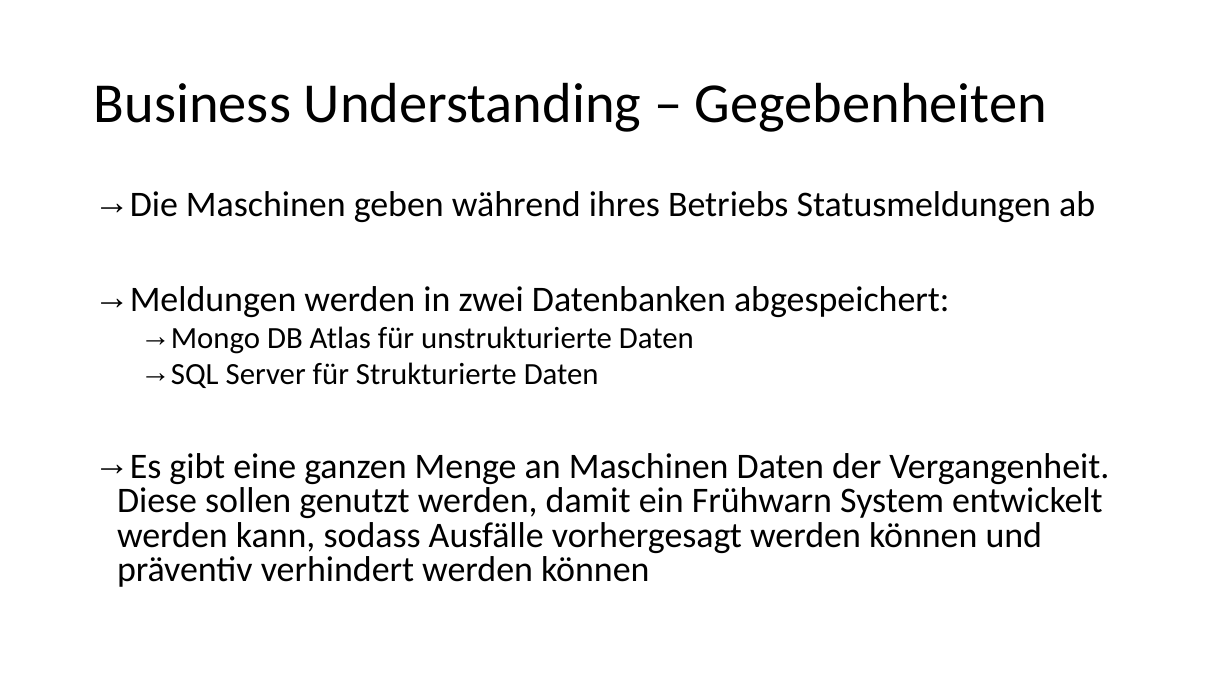
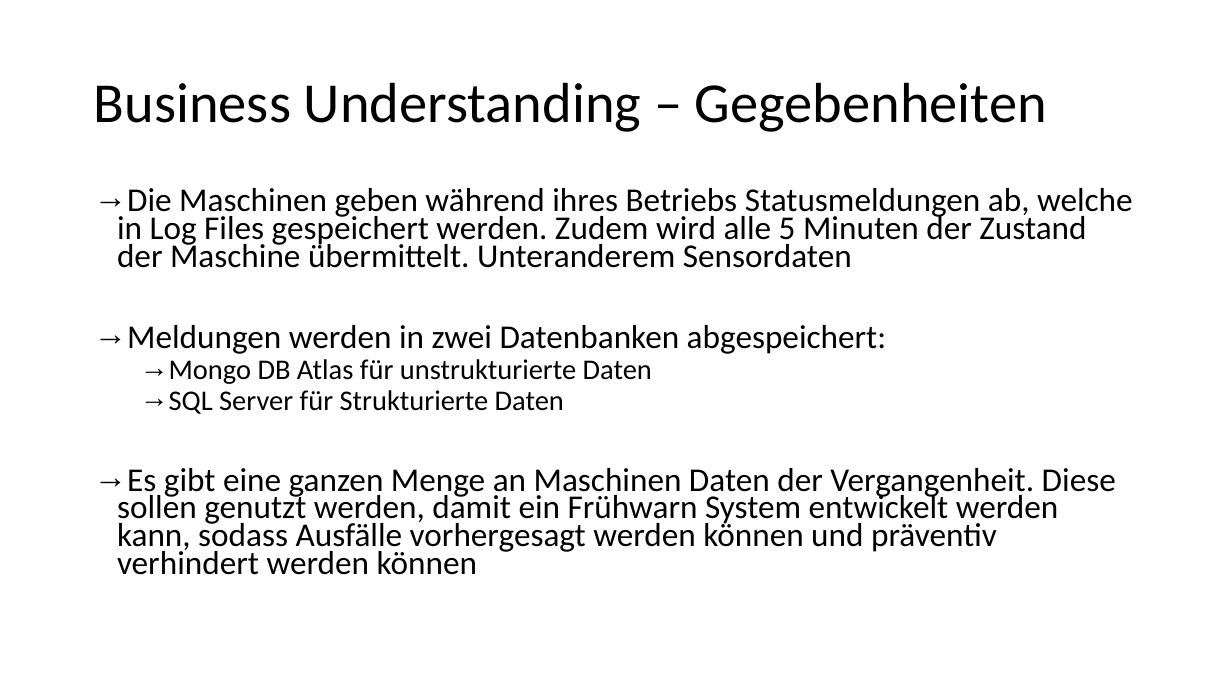
Before and after one commit to Flitschi7/big-data-management, a slide deck: slide 3 of Organisational/Dokumentation HHZ Rocket Project.pptx. Drawn at 1232x693 pixels with LibreOffice and Linux fonts; fonts in the diff are those of the drawing. Boxes give left, top, right and bottom in pixels: in the first picture for what was removed or moved away, otherwise in the second. Text is boxed around its words. In the diff, an @@ line names an element or a change of style, - is before the commit and + after.

```diff
--- a/Organisational/Dokumentation HHZ Rocket Project.pptx
+++ b/Organisational/Dokumentation HHZ Rocket Project.pptx
@@ text at (117, 188, 1133, 268): text changed; size 28 to 25.9 pt @@
-→ Die Maschinen geben während ihres Betriebs Statusmeldungen ab
+→ Die Maschinen geben während ihres Betriebs Statusmeldungen ab, welche in Log Files gespeichert werden. Zudem wird alle 5 Minuten der Zustand der Maschine übermittelt. Unteranderem Sensordaten
@@ text at (117, 325, 1116, 575): size 28 to 25.9 pt in "Meldungen werden in zwei Datenbanken abgespeichert:", "Es gibt eine ganzen Menge an Maschinen ..."; size 24 to 22.2 pt in "Mongo DB Atlas für unstrukturierte Daten", "SQL Server für Strukturierte Daten"; line spacing 0.8 to 0.7 @@
```
Also in this commit, not shown: 3 other slides changed, 1 slide removed, 1 other file.
